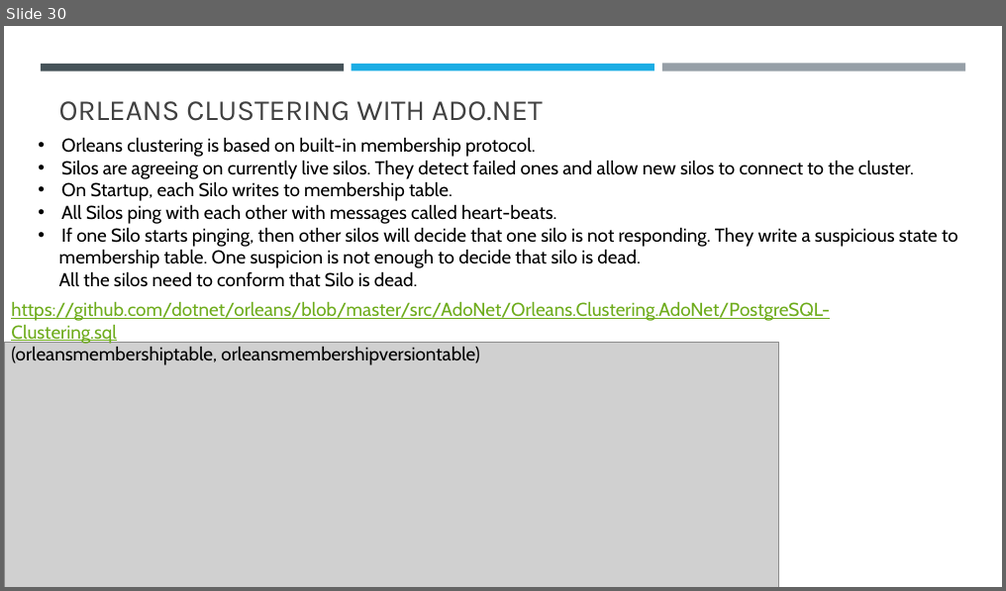
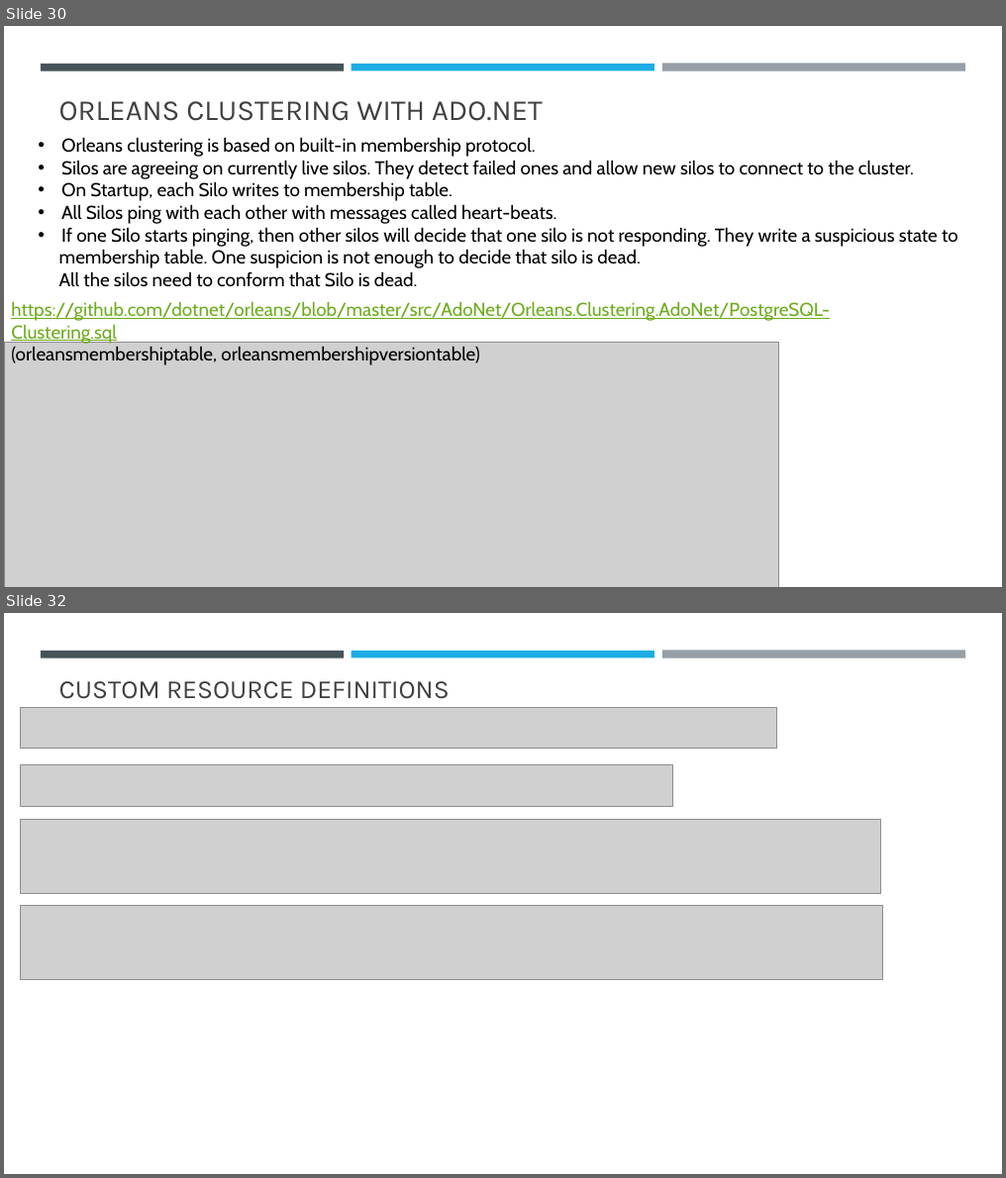
Before and after one commit to sansindia85/Orleans, a slide deck: Presentation/Microsoft Orleans.pptx. Shown one above the other, each under a label of ours: slide 30 before the commit, slides 30 and 32 after it; the slides between them are not shown. The pictures are 1006x591 and 1006x1178 pixels, drawn with LibreOffice and Linux fonts; fonts in the diff are those of the drawing; grey boxes stand for pictures. Boxes give left, top, right and bottom in pixels: in the first picture for what was removed or moved away, otherwise in the second. Text is boxed around its words. In the diff, an @@ line names an element or a change of style, - is before the commit and + after.

```diff
--- a/Presentation/Microsoft Orleans.pptx
+++ b/Presentation/Microsoft Orleans.pptx
@@ slide 32 added at (4,613,1002,1174), background #FFFFFF; not listed: 3 template elements that a slide beside it also shows @@
@@ title added at (59,681,450,699), 25.2 pt, text #404040 @@
+CUSTOM RESOURCE DEFINITIONS
@@ picture added at (21,708,776,749) @@
@@ picture added at (21,764,673,806) @@
@@ picture added at (21,820,880,894) @@
@@ picture added at (21,906,883,980) @@
```
Also in this commit, not shown: 1 other slide added, 47 other files.
